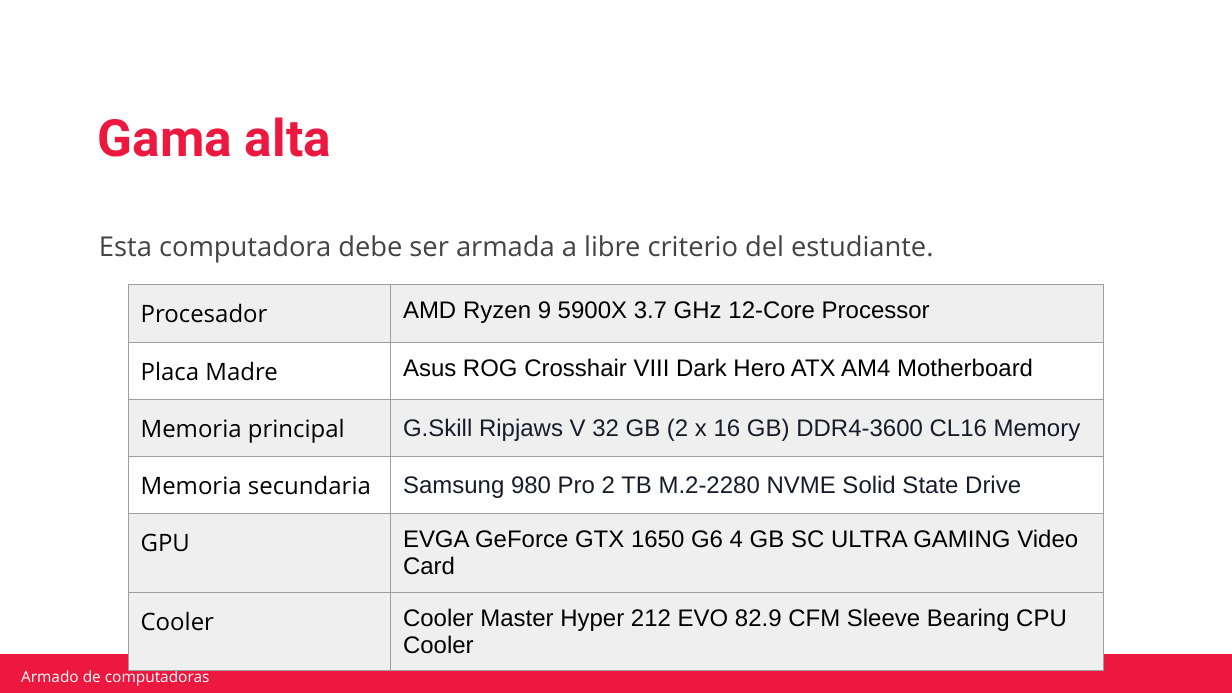
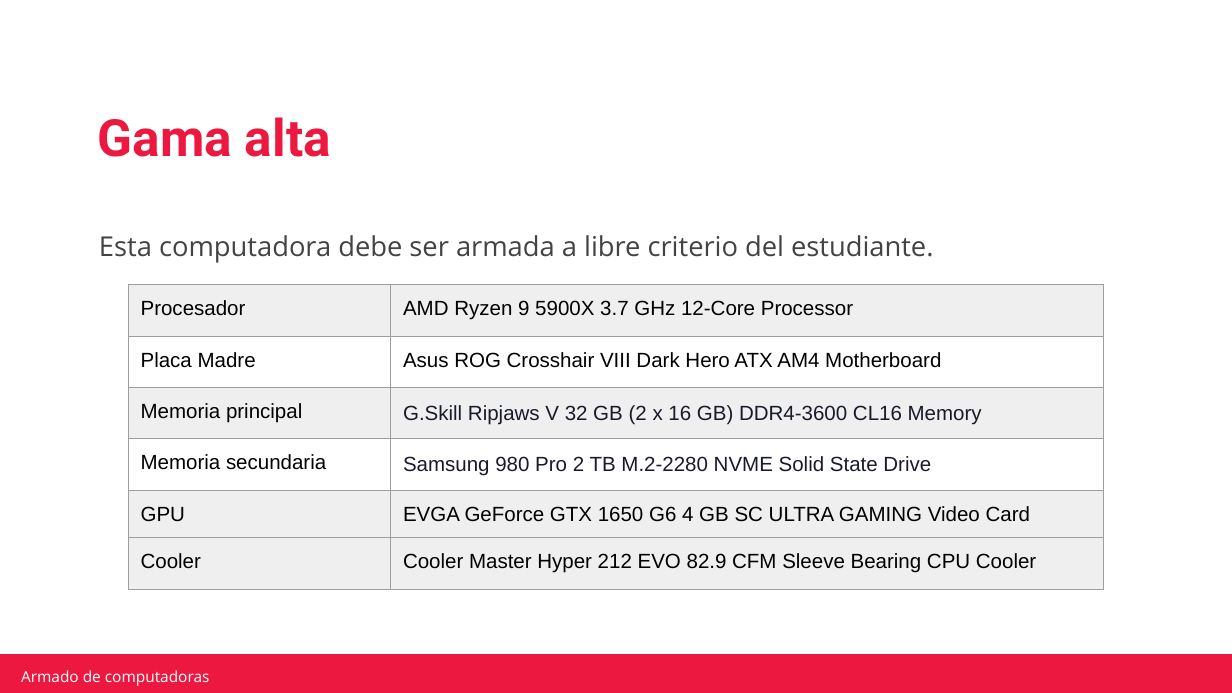
Before and after one commit to DigitalHouse-II/Mochila-C2, a slide deck: slide 20 of Entrega1/Entrega-1_Pizarro_Maria.pptx. Drawn at 1232x693 pixels with LibreOffice and Linux fonts; fonts in the diff are those of the drawing; background and template pictures are left out. Boxes give left, top, right and bottom in pixels: in the first picture for what was removed or moved away, otherwise in the second. Text is boxed around its words. In the diff, an @@ line names an element or a change of style, - is before the commit and + after.

```diff
--- a/Entrega1/Entrega-1_Pizarro_Maria.pptx
+++ b/Entrega1/Entrega-1_Pizarro_Maria.pptx
@@ table at bbox=[128, 285, 1104, 590] @@
@@ size 14 to 12 pt @@
@@ font Open Sans to Arial in "Procesador", "Placa Madre", "Memoria principal", "Memoria secundaria" and 2 more places @@
```
Also in this commit, not shown: 8 other slides changed.
